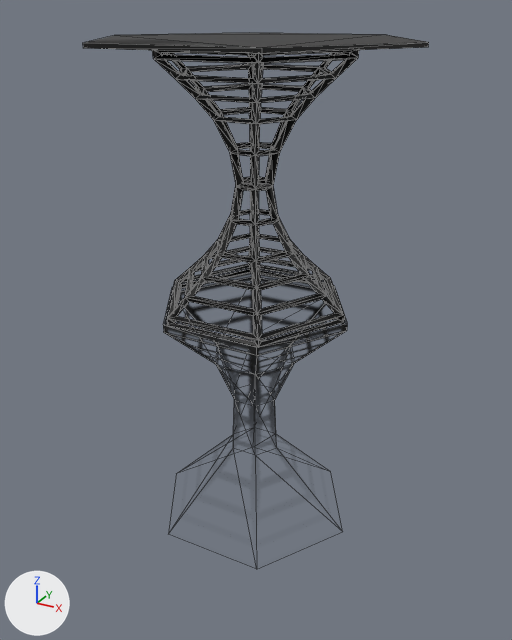
Before and after pictures for a commit that changed the glTF model models/table.glb.
Camera for both pictures: a camera (50 mm lens) standing at (1.59, -2.88, 1.35) and looking at (0.03, -0.03, -0.07). Every picture has the same lights, and +X, +Y and +Z are marked at lower left. Mesh edges are drawn as thin lines. Objects named as collision shapes, trigger or cutter boxes, shadow casters or lower levels of detail are left out. Where no turn or scale is listed for an object, it has been applied to the vertices. Vertices at the same position are counted once.

Before the edit, the objects in view are built like this:
```python
me_cylinder_004 = bpy.data.meshes.new('Cylinder.004')
me_cylinder_004.from_pydata(...)  # 36 vertices, 60 faces; spans x -0.539..0.539, y -0.467..0.467, z -1.214..-0.001
me_cylinder_004.materials.append(mat_table_reflect_mat)  # picture img_table_reflect
me_cylinder_011 = bpy.data.meshes.new('Cylinder.011')
me_cylinder_011.from_pydata(...)  # 492 vertices, 1268 faces; spans x -0.77..0.77, y -0.69..0.69, z -0.01..1.24
me_cylinder_011.materials.append(mat_material_021)  # black #000000
ob_cylinder_001 = bpy.data.objects.new('Cylinder.001', me_cylinder_004)
ob_cylinder_001.location = (0.0, 0.0, 0.0)
ob_mesa_007 = bpy.data.objects.new('mesa.007', me_cylinder_011)
ob_mesa_007.location = (0.0, 0.0, 0.0)
```
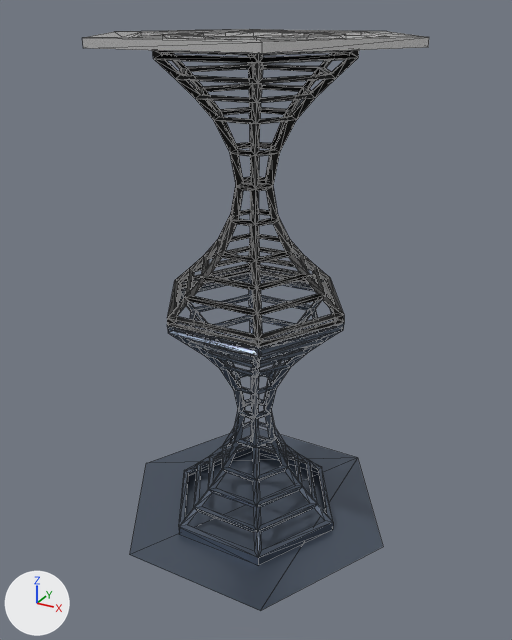
Where the change shows, as pixel boxes [x1, y1, x2, y2] in the pictures (512 x 640 px):
'table_new.002', added (blue): after [130, 272, 383, 611]
'mesa.007', reshaped: before [83, 33, 429, 347]; after [83, 29, 429, 347]
'Cylinder.001', deleted: before [163, 273, 347, 434]
part 1 of me_cylinder_011, added: after [162, 31, 346, 40]
part 2 of me_cylinder_011, built on: before [83, 33, 429, 54]; after [83, 29, 429, 54]
part 3 of me_cylinder_011, recoloured (black to grey): [95, 48, 262, 54] in both

The change in detail:
Material 'tabletop_mat' (mat_tabletop_mat) is new.
Its base color is (0.8, 0.8, 0.8) (white #e7e7e7).
Its metallic is 0.763.
Its roughness is 0.0652.
Material 'light_gray_mat' (mat_light_gray_mat) is new.
Its base color is (0.411, 0.411, 0.411) (grey #acacac).
Its roughness is 1.0.
Material 'Material_table_reflect' (mat_material_table_reflect) is new.
Its base color is (0.1, 0.127, 0.173) (dark blue #596473).
Its metallic is 0.599.
Its roughness is 0.283.
me_cylinder_011 is used by ob_mesa_007; location (0.0, 0.0, 0.0).
me_cylinder_011 had 492 vertices, 1268 faces and spanned x -0.77..0.77, y -0.69..0.69, z -0.01..1.24.
me_cylinder_011 now has 553 vertices, 1366 faces and spans x -0.77..0.77, y -0.69..0.69, z -0.01..1.25.
me_cylinder_011 part 1: a new loose piece of 48 vertices spanning x -0.4..0.4, y -0.4..0.4, z 1.23..1.25, in mat_tabletop_mat (white #e7e7e7).
Part 2, on me_cylinder_011:
3 vertices are removed from x -0.41..0.77, y -0.69..0.69, z 1.24.
13 faces are deleted.
3 vertices in x -0.77..0.41, y -0.69..0.69, z 1.24 move by (0.0, 0.0, 0.01).
16 vertices are added at x -0.61..0.77, y -0.69..0.69, z 1.24..1.25.
33 new faces join them, mat_tabletop_mat (white #e7e7e7).
6 new faces join them, mat_light_gray_mat (grey #acacac).
me_cylinder_011 part 3: 7 faces spanning x -0.77..0.77, y -0.69..0.69, z 1.22..1.25 switch from mat_material_021 (black #000000) to mat_tabletop_mat (white #e7e7e7).
me_cylinder_011 now uses material mat_light_gray_mat (grey #acacac).
Mesh me_cylinder_034 is new.
It has 420 vertices, 916 faces and spans x -0.8..0.8, y -0.01..1.22, z -0.69..0.69.
It uses material mat_material_table_reflect (dark blue #596473).
Object 'Cylinder.001' (ob_cylinder_001) is deleted.
Object 'table_new.002' (ob_table_new_002) is new; it shows me_cylinder_034.
Its location is (0.0, 0.0, 0.0).
Its rotation in degrees is (90, 0, 115).
Its scale is (1.0, -1.0, 1.0).
